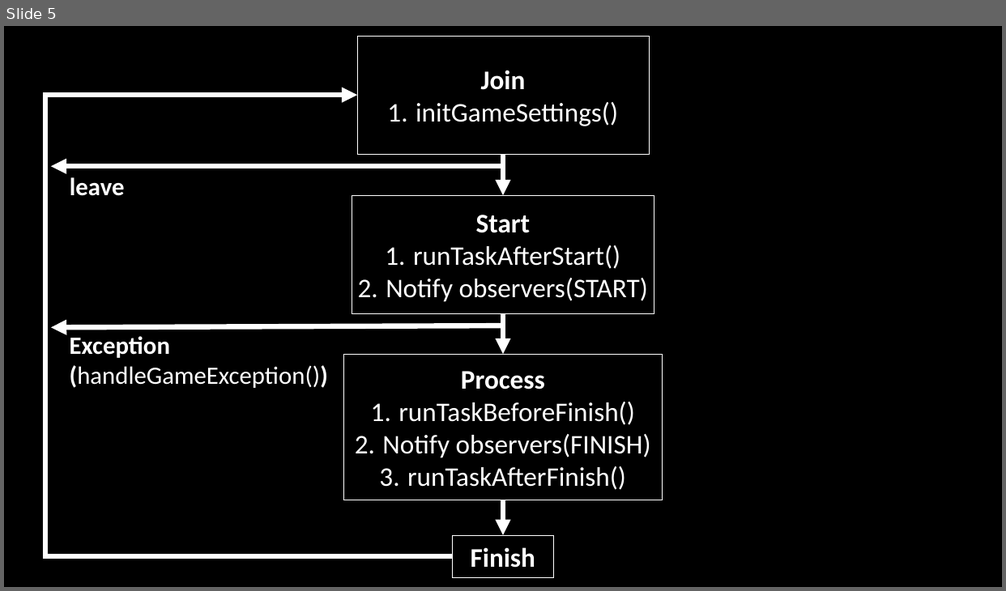
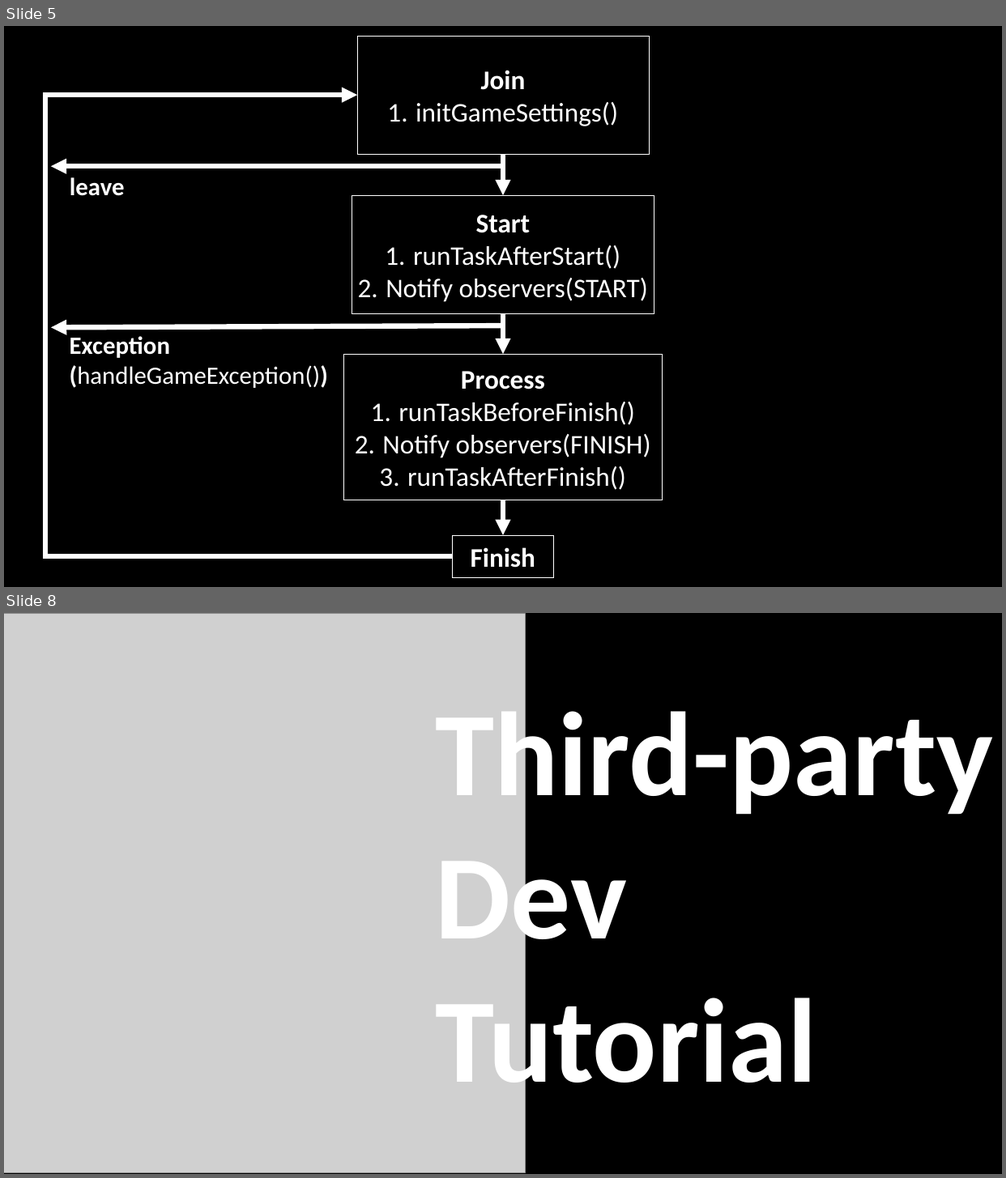
Before and after one commit to MiniGameWorlds/MiniGameWorld, a slide deck: resources/MiniGameWorld.pptx. Shown one above the other, each under a label of ours: slide 5 before the commit, slides 5 and 8 after it; the slides between them are not shown. The pictures are 1006x591 and 1006x1178 pixels, drawn with LibreOffice and Linux fonts; fonts in the diff are those of the drawing; grey boxes stand for pictures. Boxes give left, top, right and bottom in pixels: in the first picture for what was removed or moved away, otherwise in the second. Text is boxed around its words. In the diff, an @@ line names an element or a change of style, - is before the commit and + after.

```diff
--- a/resources/MiniGameWorld.pptx
+++ b/resources/MiniGameWorld.pptx
@@ slide 8 added at [4, 613, 1002, 1174], background #000000 @@
@@ picture added at [4, 613, 525, 1174] @@
@@ text added at [436, 696, 993, 1110], 230 pt, text #FFFFFF, bold @@
+Third-party
+Dev
+Tutorial
```
Also in this commit, not shown: 2 other slides added, 5 other files.
